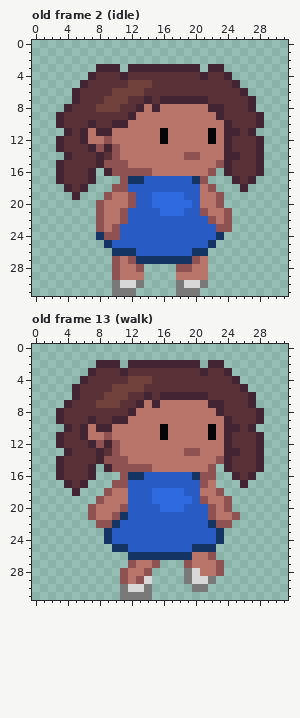
Two states of a pixel-art file, Assets/Characters/Player/Sprites/player1.ase. Above, as it was before the edit.
32x32 pixels, 19 frames. Shown: old frame 2 (idle), old frame 13 (walk). The commit also changed other frames, which this record leaves out.
Now the later version:
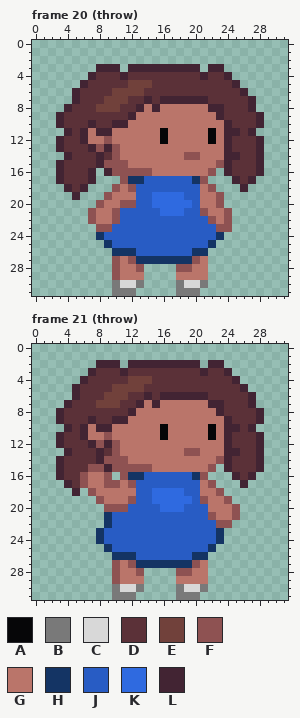
Palette (. is transparent): A #060608  B #797979  C #d8d8d8  D #5b3138  E #71413b  F #8e5252  G #ba756a  H #143464  J #285cc4  K #2f6ae0  L #422433
A new or re-ordered frame is compared with the old frame closest to it.
From the commit log: initial throw anim setup
The edit:
frames 19 -> 22
--- frame 20 (throw) is new; against old frame 2 (idle)
@@ x 5..14 @@
 17 DDL...FHHJ
-18 DL...FFJJJ
-19 L...FGGFJJ
-20 ...FGGGFJJ
-21 ...FGGFJJJ
-22 ...FGGFJJJ
-23 ...FGFJJJJ
-24 ...HFFJJJJ
+18 DL...FGFJJ
+19 L...FGGGJJ
+20 ...FGGFFJJ
+21 ..FGGFJJJJ
+22 ..FGGFJJJJ
+23 ...FFJJJJJ
+24 ...HJJJJJJ
 25 ....HJJJJJ
--- frame 21 (throw) is new; against old frame 13 (walk)
@@ x 0..31 @@
 14 ...LDDDDLFFFGGGGGGGGGGGFLDDDL...
-15 ...LDDDL.LFFFFFGGGGGGGF.LDDDL...
-16 ...LDDDL...FHHJJJJJJHFF..LDL....
-17 ....LDL...FFJJJJJJJJJFG...L.....
-18 .....L...FGGJJJKKKKJJGGF........
-19 ........FGGGJJJKKKKKJFGGF.......
-20 .......FGGGFJJJJKKKJJJFGF.......
-21 .......FGGFHJJJJJJJJJJFGGF......
-22 ........FFHJJJJJJJJJJJHFF.......
-23 .........HJJJJJJJJJJJJJH........
-24 .........HJJJJJJJJJJJJJH........
-25 ..........HHJJJJJJJJHHH.........
-26 ............HHHHHHHHGGF.........
-27 ............FGGF...FGGGF........
-28 ...........FGGF....BCGGF........
-29 ...........FGFC....BCCB.........
-30 ...........BCCB.....BB..........
-31 ...........BBBB.................
+15 ...LDDDFFLFFFFFGGGGGGGF.LDDDL...
+16 ...LDDFGGF.FHHJJJJJJHF...LDL....
+17 ....LDFGGFFGFJJJJJJJJGF...L.....
+18 .....L.FGGGGGJJKKKKJJGGF........
+19 ........FGGGFJJKKKKKJFGGF.......
+20 .........FFFJJJJKKKJJJGGGF......
+21 .........HJJJJJJJJJJJJFGGF......
+22 .........HJJJJJJJJJJJJJFF.......
+23 ........HJJJJJJJJJJJJJJH........
+24 ........HJJJJJJJJJJJJJJH........
+25 .........HJJJJJJJJJJJJH.........
+26 ..........HHHJJJJJJJHH..........
+27 ..........FGFHHHHHHHFG..........
+28 ..........FGGF....FFGG..........
+29 ..........FGGG....GGGG..........
+30 ..........BCCB....BCCB..........
+31 ..........BBB.....BBB...........
